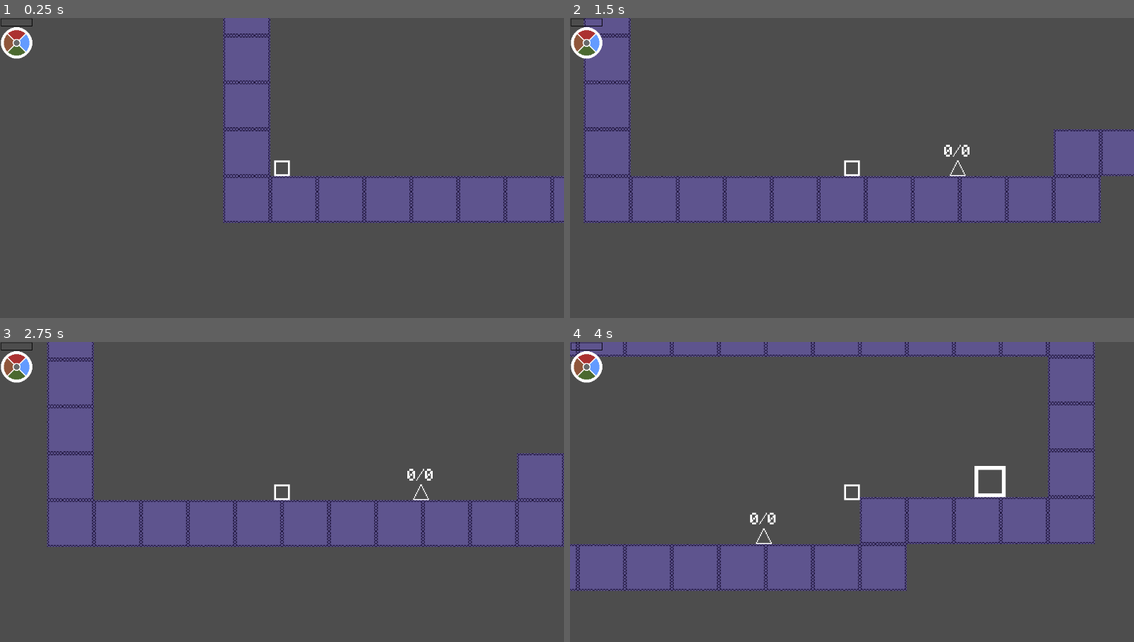
Above: before the commit, frames 1-4 (two rows, left to right).
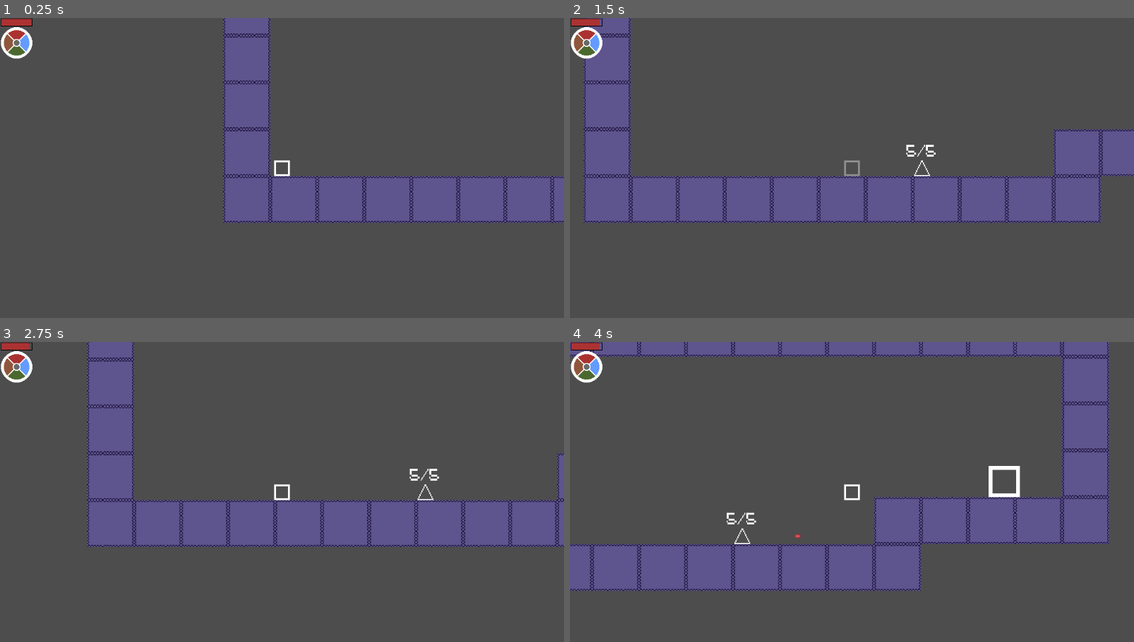
Above: after the commit, the same moments.

Repository: Enoxboo/Relictombs-Prototype
Game: Godot game, scene res://Maps/Tuto/tuto_scene.tscn
The game is run twice, just before and just after one commit, with the same random seed, the same clock (stepped at 60 frames per second) and the same inputs.
Inputs (mouse positions are in pixels of both pictures, inside the frame that each line leads up to):
- Up to frame 1 (0.25 s): no input
- Up to frame 2 (1.5 s): tap Enter at 0.5 s; move the mouse to (976, 159) at 0.52 s; hold D (move_right) from 0.53 s (still down); click (976, 159) at 0.6 s; tap Space (jump) at 0.77 s; move the mouse to (739, 192) at 1.27 s; tap S (crouch) at 1.35 s
- Up to frame 3 (2.75 s): tap Space (jump) at 1.52 s; move the mouse to (338, 432) at 2.02 s; release D (move_right) at 2.03 s; hold A (move_left) from 2.03 s (still down); tap Shift (dash) at 2.1 s
- Up to frame 4 (4 s): move the mouse to (823, 564) at 2.77 s; release A (move_left) at 2.78 s; hold D (move_right) from 2.78 s (still down); tap F (interract) at 2.85 s; tap Space (jump) at 3.02, 3.77 s; move the mouse to (1021, 549) at 3.52 s; hold W (look_up) from 3.53 s (still down)

The runs differ from the first frame. In frame 1, 0.1% of the frame differs, in the area x 0-6%, y 0-3%; in frame 2, 0.4%; in frame 3, 12%, in the area x 0-100%, y 0-69%; in frame 4, 8.0%.
Error before the commit: Parse Error: Preload file "res://Sprites/UI/ElementWheel/ElementWheel0.png" does not exist. (res://UI/ui.gd:10)

Commit message:
Refactor Project Folder Structure

Diff:
--- a/Enemies/FireMage/fire_mage.gd
+++ b/Enemies/FireMage/fire_mage.gd
@@ -8,8 +8,8 @@
 const PROJECTILE_MASK: int = 8
 
 # === PRELOADED RESOURCES ===
-const PROJECTILE = preload("res://Scenes/Spells/projectile.tscn")
-const FIREBALL = preload("res://Sprites/Spells/Fireball.png")
+const PROJECTILE = preload("res://Spells/projectile.tscn")
+const FIREBALL = preload("res://Spells/_Sprites/Fireball.png")
 
 # === INITIALIZATION ===
 func _ready() -> void:
--- a/Player/Scripts/none.gd
+++ b/Player/Scripts/none.gd
@@ -17,7 +17,7 @@
 const ANGLE_DOWN: int = 90
 
 # === VISUAL RESOURCES ===
-const SWORD_SLASH = preload("res://Sprites/Player/Weapons/sword_slash.png")
+const SWORD_SLASH = preload("res://Player/_Sprites/sword_slash.png")
 
 # === ATTACK HANDLING ===
 func handle_attack(player: CharacterBody2D) -> void:
--- a/UI/ui.gd
+++ b/UI/ui.gd
@@ -7,11 +7,11 @@
 
 # === ELEMENT WHEEL TEXTURES ===
 var element_textures = {
-	0: preload("res://Sprites/UI/ElementWheel/ElementWheel0.png"),
-	1: preload("res://Sprites/UI/ElementWheel/ElementWheel1.png"),
-	2: preload("res://Sprites/UI/ElementWheel/ElementWheel2.png"),
-	3: preload("res://Sprites/UI/ElementWheel/ElementWheel3.png"),
-	4: preload("res://Sprites/UI/ElementWheel/ElementWheel4.png")
+	0: preload("res://UI/ElementWheel/element_wheel0.png"),
+	1: preload("res://UI/ElementWheel/element_wheel1.png"),
+	2: preload("res://UI/ElementWheel/element_wheel2.png"),
+	3: preload("res://UI/ElementWheel/element_wheel3.png"),
+	4: preload("res://UI/ElementWheel/element_wheel4.png")
 }
 
 # === INITIALIZATION ===
--- a/UI/ui.tscn
+++ b/UI/ui.tscn
@@ -1,9 +1,9 @@
 [gd_scene load_steps=5 format=3 uid="uid://x7xsw31c1i1"]
 
 [ext_resource type="Script" uid="uid://4rgu0do3d3mw" path="res://UI/ui.gd" id="1_2246s"]
-[ext_resource type="Texture2D" uid="uid://diqaxormjw4if" path="res://UI/HpBar/TextureUnder.png" id="1_qdvrb"]
-[ext_resource type="Texture2D" uid="uid://bo7rtckkhgv6e" path="res://UI/HpBar/TextureProgress.png" id="2_nf4gj"]
-[ext_resource type="Texture2D" uid="uid://dq7cgit3lpw6k" path="res://UI/ElementWheel/ElementWheel.png" id="3_nf4gj"]
+[ext_resource type="Texture2D" uid="uid://diqaxormjw4if" path="res://UI/HpBar/texture_under.png" id="1_qdvrb"]
+[ext_resource type="Texture2D" uid="uid://bo7rtckkhgv6e" path="res://UI/HpBar/texture_progress.png" id="2_nf4gj"]
+[ext_resource type="Texture2D" uid="uid://dq7cgit3lpw6k" path="res://UI/ElementWheel/element_wheel.png" id="3_nf4gj"]
 
 [node name="UI" type="CanvasLayer"]
 script = ExtResource("1_2246s")
Renamed: UI/ElementWheel/ElementWheel.png -> UI/ElementWheel/element_wheel.png
Not shown, changed: UI/ElementWheel/element_wheel.png.import
Renamed: UI/ElementWheel/ElementWheel0.png -> UI/ElementWheel/element_wheel0.png
Not shown, changed: UI/ElementWheel/element_wheel0.png.import
Renamed: UI/ElementWheel/ElementWheel1.png -> UI/ElementWheel/element_wheel1.png
Not shown, changed: UI/ElementWheel/element_wheel1.png.import
Renamed: UI/ElementWheel/ElementWheel2.png -> UI/ElementWheel/element_wheel2.png
Not shown, changed: UI/ElementWheel/element_wheel2.png.import
Renamed: UI/ElementWheel/ElementWheel3.png -> UI/ElementWheel/element_wheel3.png
Not shown, changed: UI/ElementWheel/element_wheel3.png.import
Renamed: UI/ElementWheel/ElementWheel4.png -> UI/ElementWheel/element_wheel4.png
Not shown, changed: UI/ElementWheel/element_wheel4.png.import
(and 4 more such lines)
